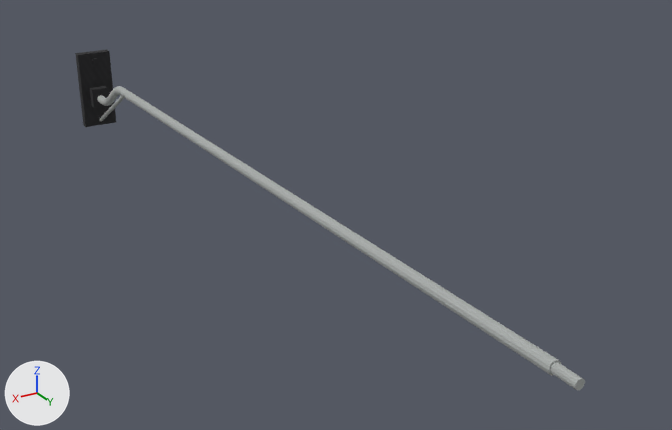
Two versions of the OBJ model src/main/resources/assets/realgrid/models/block/pole_light_mount/arm_8_straight.obj, one commit apart.
The view is the same before and after, from a camera (50 mm lens) standing at (3.61, 9.79, 3.5) and looking at (-0.11, 3.58, 0.39). The axes (+X, +Y, +Z) are drawn at lower left. The lights are the same throughout. The older version comes first. Where no turn or scale is listed for an object, it has been applied to the vertices. Vertices at exactly the same position are counted once.

The older version as bpy lines, for what is in view:
```python
me_pole_light_mount_8_straight = bpy.data.meshes.new('pole_light_mount_8_straight')
me_pole_light_mount_8_straight.from_pydata(...)  # 240 vertices, 213 faces; spans x 0.31..0.69, y -1.0..7.0, z 0.06..0.94
# faces by material slot: [24, 189]
me_pole_light_mount_8_straight.materials.append(mat_clamp)  # picture img_pole_light_mount_clamp
me_pole_light_mount_8_straight.materials.append(mat_metal)  # picture img_pole_light_mount_metal
ob_pole_light_mount_8_straight = bpy.data.objects.new('pole_light_mount_8_straight', me_pole_light_mount_8_straight)
ob_pole_light_mount_8_straight.location = (0.0, 0.0, 0.0)
```
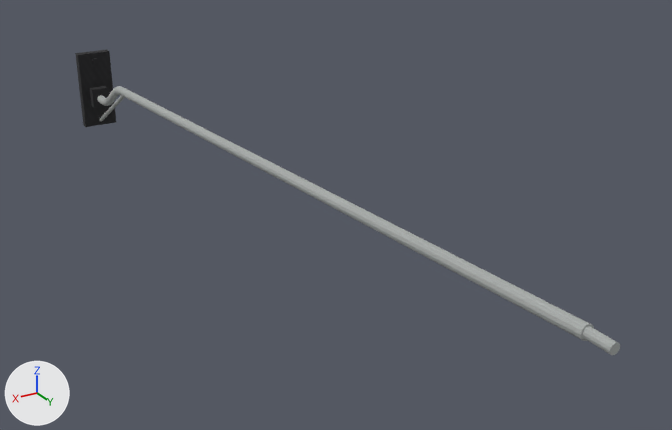
Boxes (x1, y1, x2, y2) around the edits, measured in the pictures (672 x 430 px; the box of a moved part takes in the faces that stretch with it):
'pole_light_mount_8_straight', reshaped (7% wider, 10% shorter)
    before: (75, 49, 585, 390)
    after: (75, 49, 620, 355)
part 1 of me_pole_light_mount_8_straight, moved or reshaped
    before: (123, 88, 585, 390)
    after: (123, 88, 620, 355)

Edits to the bpy script that builds the scene:
```text
Change me_pole_light_mount_8_straight:
    used by ob_pole_light_mount_8_straight; location = (0.0, 0.0, 0.0)
    remove me_pole_light_mount_8_straight.from_pydata(...)  # 240 vertices, 213 faces; spans x 0.31..0.69, y -1.0..7.0, z 0.06..0.94
    add me_pole_light_mount_8_straight.from_pydata(...)  # 264 vertices, 237 faces; spans x 0.31..0.69, y -1.0..7.19, z 0.06..1.2
    me_pole_light_mount_8_straight part 1
    1 vertex is removed from x 0.53, y 7.0, z 0.85
    7 faces are deleted
    15 vertices in x 0.46..0.55, y 6.81..6.82, z 0.81..0.88 move by (0.0, 0.19, 0.31)
    8 vertices in x 0.47..0.53, y 7.0, z 0.82..0.88 move by (0.0, 0.06, 0.31)
    6 vertices in x 0.46..0.54, y 6.81..6.82, z 0.81..0.87 move by (0.0, 0.19, 0.3)
    3 vertices in x 0.48..0.52, y 6.82, z 0.89 move by (0.0, 0.18, 0.31)
    3 vertices in x 0.47..0.53, y 7.0, z 0.82..0.87 move by (0.0, 0.06, 0.3)
    2 vertices are added at (0.53, 7.12, 1.16), (0.53, 7.19, 1.16)
    12 new vertices lie (0.0, 0.06, 0.0) away from vertices in x 0.47..0.53, y 6.81..7.0, z 0.82..0.88
    11 new vertices lie (0.0, 0.07, 0.0) away from vertices in x 0.47..0.53, y 7.12, z 1.12..1.19
    31 new faces join them, mat_metal (picture img_pole_light_mount_metal)
```
